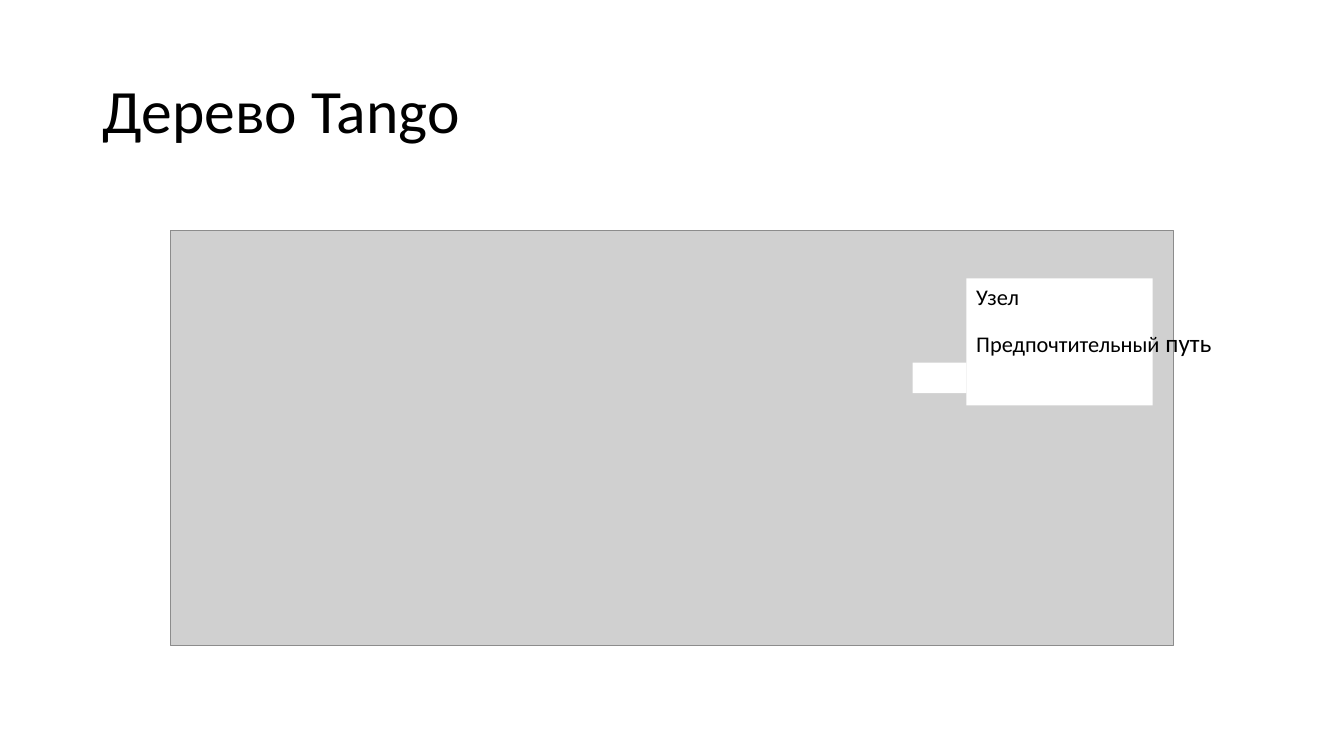
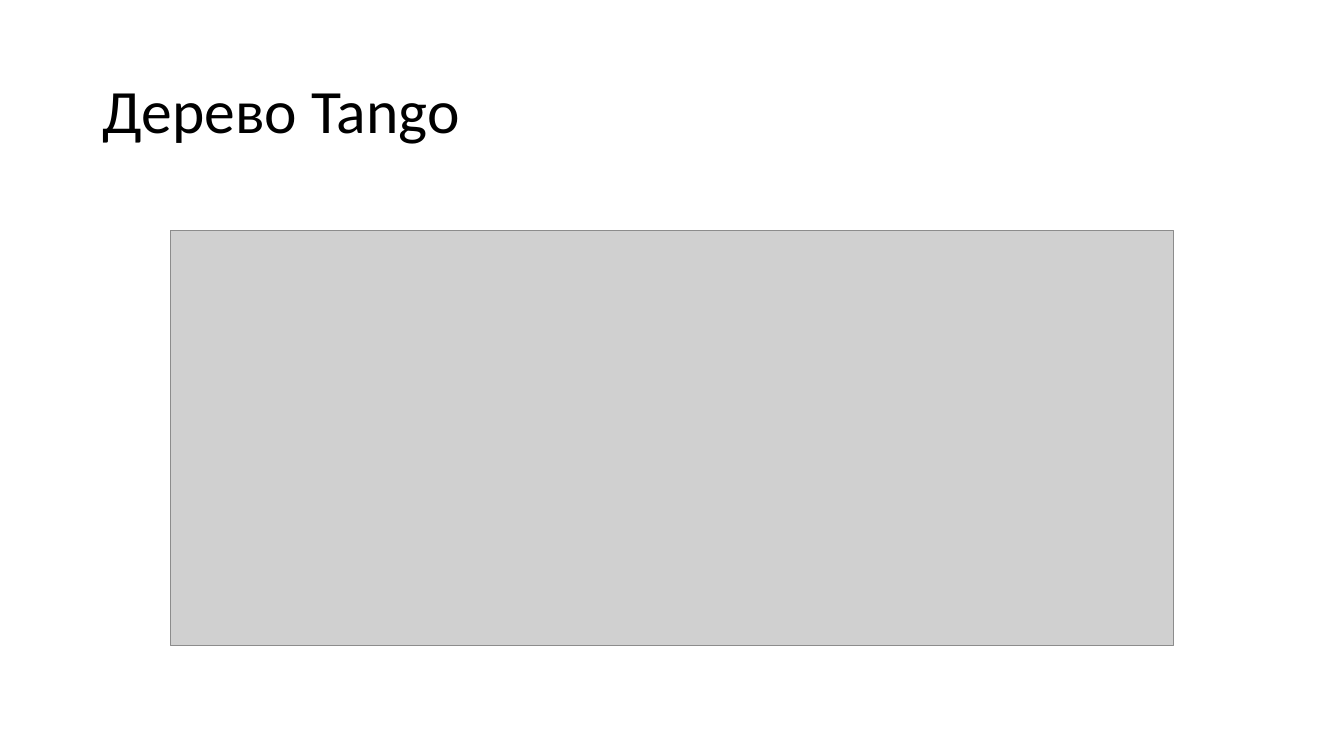
Before and after one commit to Far0ver/TangoTree, a slide deck: slide 10 of Танго дерево презентация.pptx. Drawn at 1344x756 pixels with LibreOffice and Linux fonts; fonts in the diff are those of the drawing; grey boxes stand for pictures. Boxes give left, top, right and bottom in pixels: in the first picture for what was removed or moved away, otherwise in the second. Text is boxed around its words. In the diff, an @@ line names an element or a change of style, - is before the commit and + after.

```diff
--- a/Танго дерево презентация.pptx
+++ b/Танго дерево презентация.pptx
@@ rectangle removed at [967, 278, 1153, 405] @@
@@ text removed at [976, 290, 1019, 305] @@
-Узел
@@ text removed at [976, 331, 1211, 358] @@
-Предпочтительный путь
@@ rectangle removed at [912, 363, 966, 393] @@
```
Also in this commit, not shown: 14 other slides changed, 2 slides added, 2 slides removed, 17 other files.
